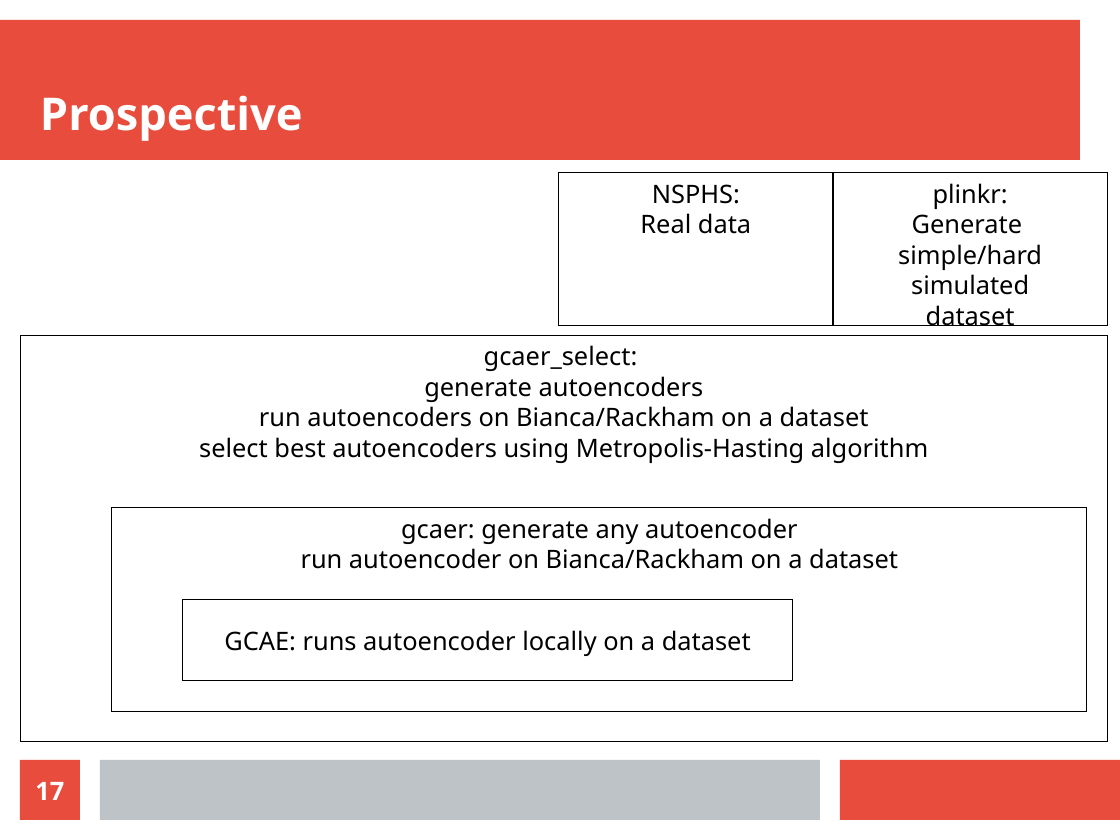
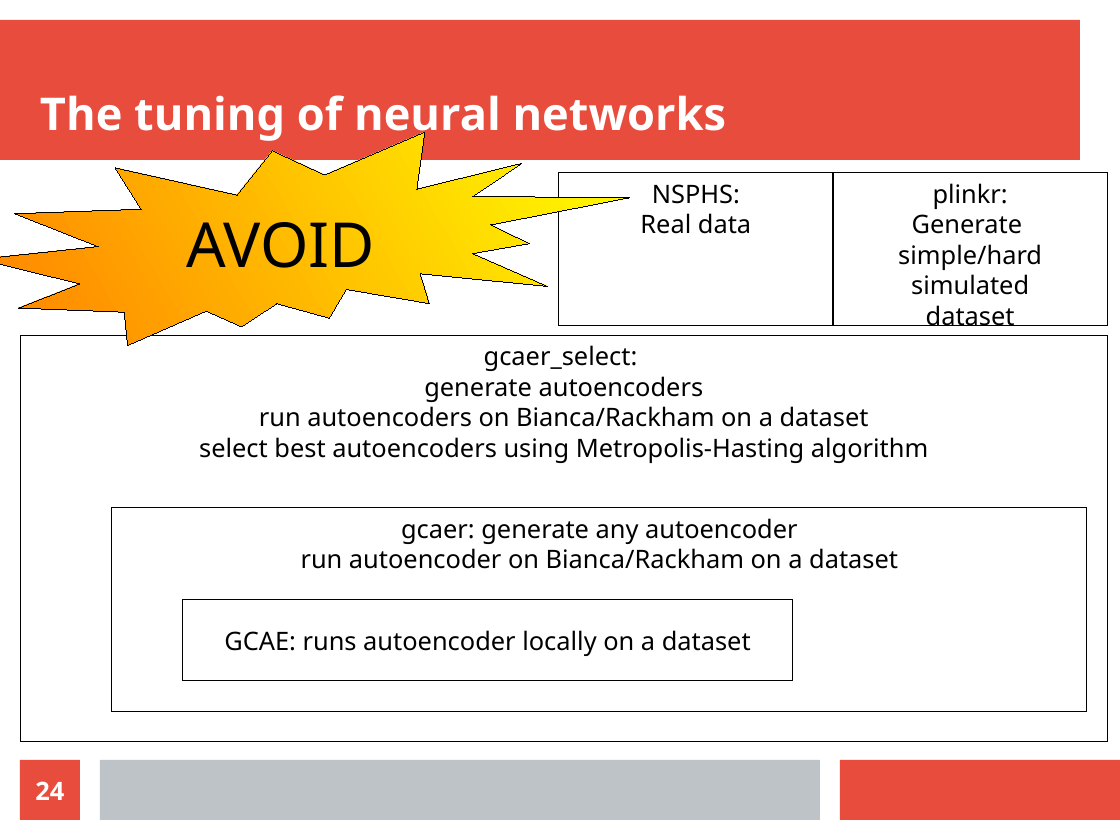
Before and after one commit to richelbilderbeek/science_presentation_20220305, a slide deck: slide 24 of science_presentation_20220305.odp (slide 17 before the commit). Drawn at 1120x840 pixels with LibreOffice and Linux fonts; fonts in the diff are those of the drawing. Boxes give left, top, right and bottom in pixels: in the first picture for what was removed or moved away, otherwise in the second. Text is boxed around its words. In the diff, an @@ line names an element or a change of style, - is before the commit and + after.

```diff
--- a/science_presentation_20220305.odp
+++ b/science_presentation_20220305.odp
@@ title at (40,95,727,143): text changed @@
-Prospective
+The tuning of neural networks
@@ irregular seal added at (0,132,630,346), fill gradient #FFFF00 to #FF8000, outline #000000 0 pt, 44 pt, text #000000 @@
+AVOID
@@ page number at (35,781,64,800): text changed @@
-17
+24
```
Also in this commit, not shown: 5 other slides changed, 8 slides added, 2 slides removed, 4 other files.
